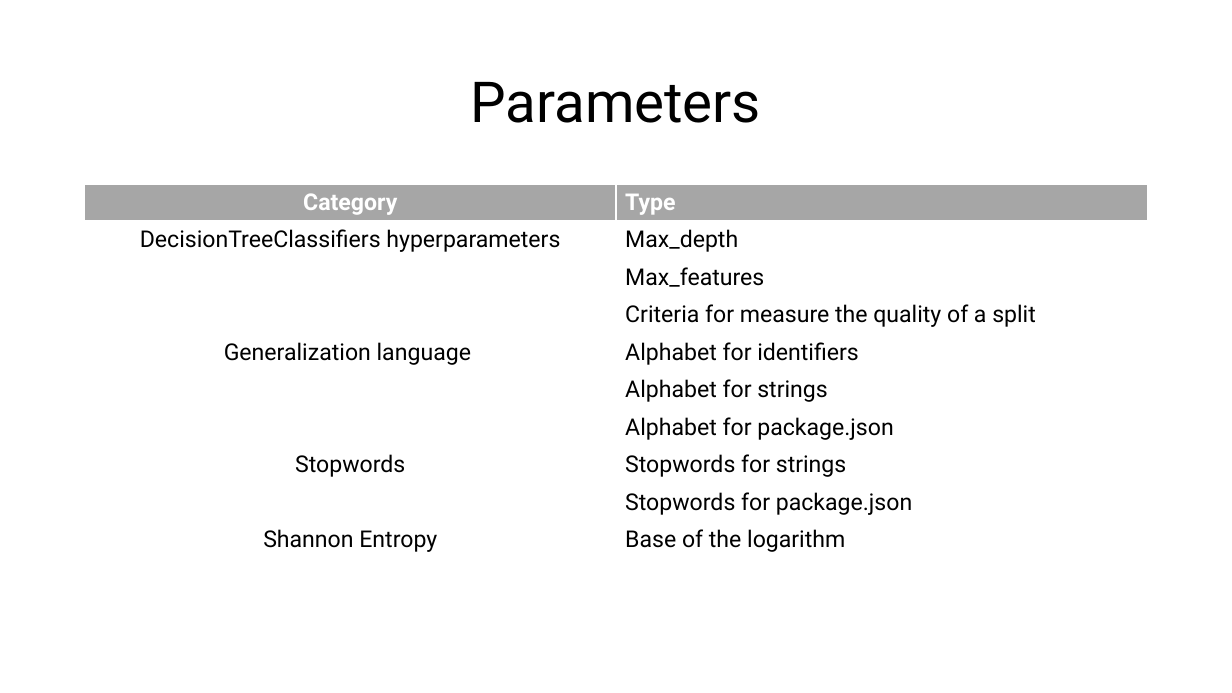
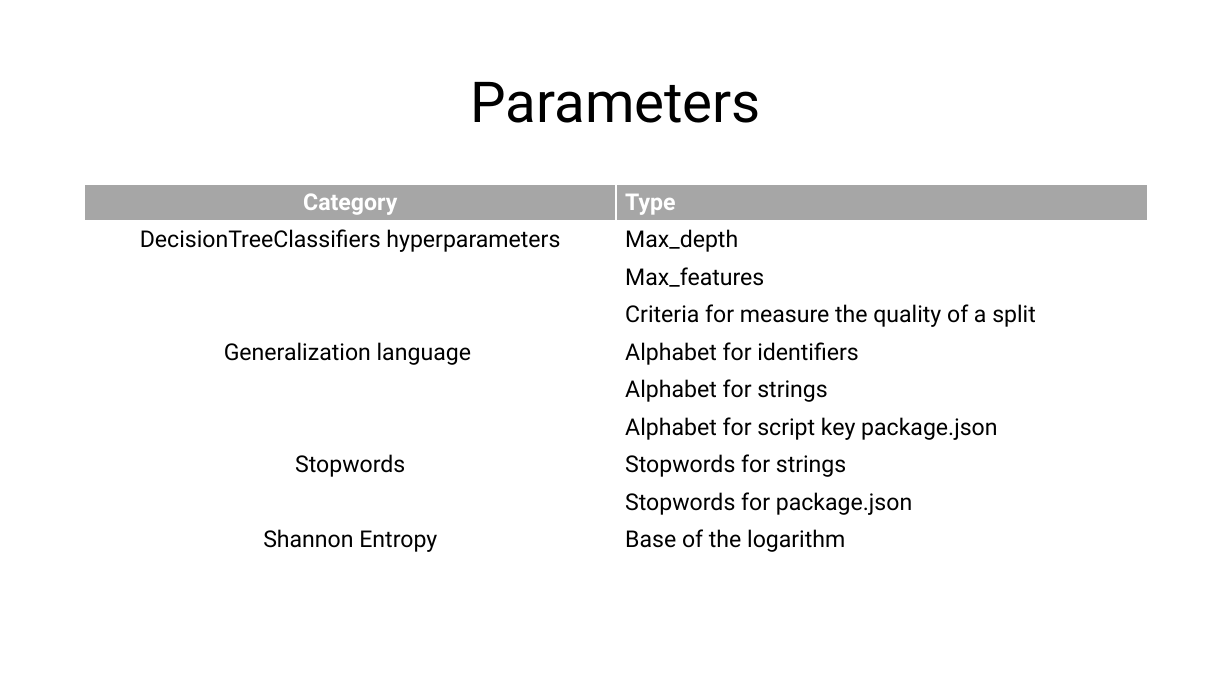
Before and after one commit to NicolaRonzoni/MLxOSA, a slide deck: slide 9 of MLxOSSA.pptx. Drawn at 1232x693 pixels with LibreOffice and Linux fonts; fonts in the diff are those of the drawing. Boxes give left, top, right and bottom in pixels: in the first picture for what was removed or moved away, otherwise in the second. Text is boxed around its words. In the diff, an @@ line names an element or a change of style, - is before the commit and + after.

```diff
--- a/MLxOSSA.pptx
+++ b/MLxOSSA.pptx
@@ table at (x1=85, y1=185, x2=1148, y2=560) @@
-row 7, column 2: Alphabet for package.json
+row 7, column 2: Alphabet for script key package.json
```
Also in this commit, not shown: 6 other slides changed.
